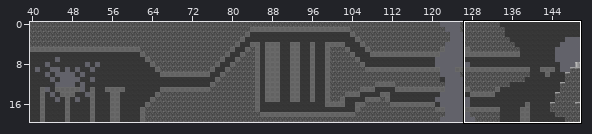
Tiled map, stored at data/level8.tmx. Above: a wide view before the commit, with the close-up outlined.
Close-up. Before:
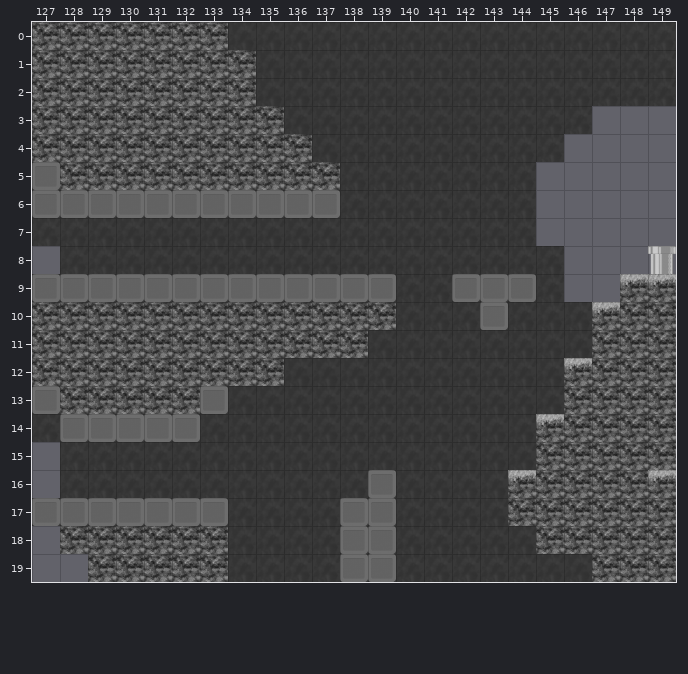
Cells are 70x70 px. Shown: x 127..149, y 0..19. The commit also changed other parts of the map, which this record leaves out.
The result:
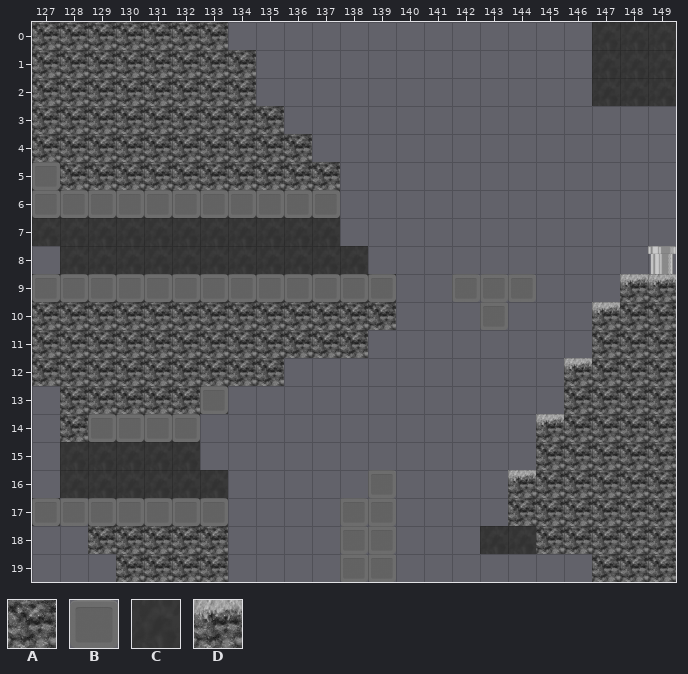
Key: from "tiles_map": A 1, B 4, C 5, D 7.
_ is an empty cell.
Edits made:
Layer "background":
The tile that lay hidden is gone in row 19 at x 129.
Tile C is gone in row 0 at x 134 to 146; in rows 1 to 2 at x 135 to 146; in row 3 at x 136 to 146; in row 4 at x 137 to 145; in rows 5 to 7 at x 138 to 144; in row 8 at x 139 to 145.
Tile C is gone in row 9 at x 140 to 141 and 145; in row 10 at x 140 to 142 and 144 to 146; in row 11 at x 139 to 146; in row 12 at x 136 to 145; in row 13 at x 127 and 134 to 145; in row 14 at x 127 to 128 and 133 to 144.
Tile C is gone in row 15 at x 133 to 144; in row 16 at x 134 to 138 and 140 to 143; in row 17 at x 134 to 137 and 140 to 143; in row 18 at x 134 to 137 and 140 to 142; in row 19 at x 134 to 137 and 140 to 146.
Layer "Tile Layer 2":
Tile B gives way to tile A in row 14 at x 128.
Tile D gives way to tile A in row 16 at x 149.
Tile A is gone in row 18 at x 128; in row 19 at x 129.
Tile B is gone in row 13 at x 127.
Changed places in both close-ups, as pixel boxes (x1, y1, x2, y2):
removed: (200, 22, 592, 582)
changed: (32, 386, 88, 442)
changed: (648, 470, 676, 483)
removed: (60, 526, 116, 582)
